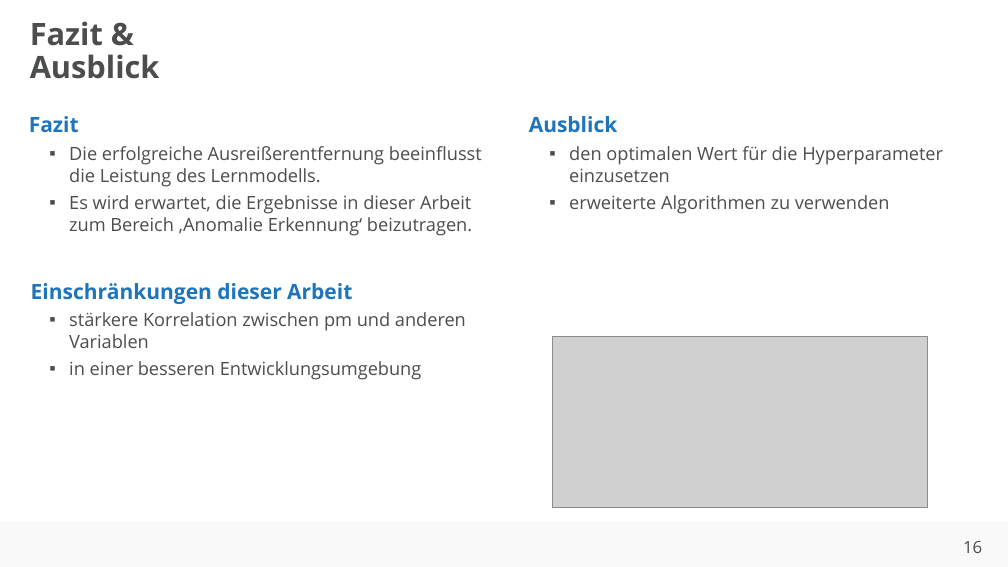
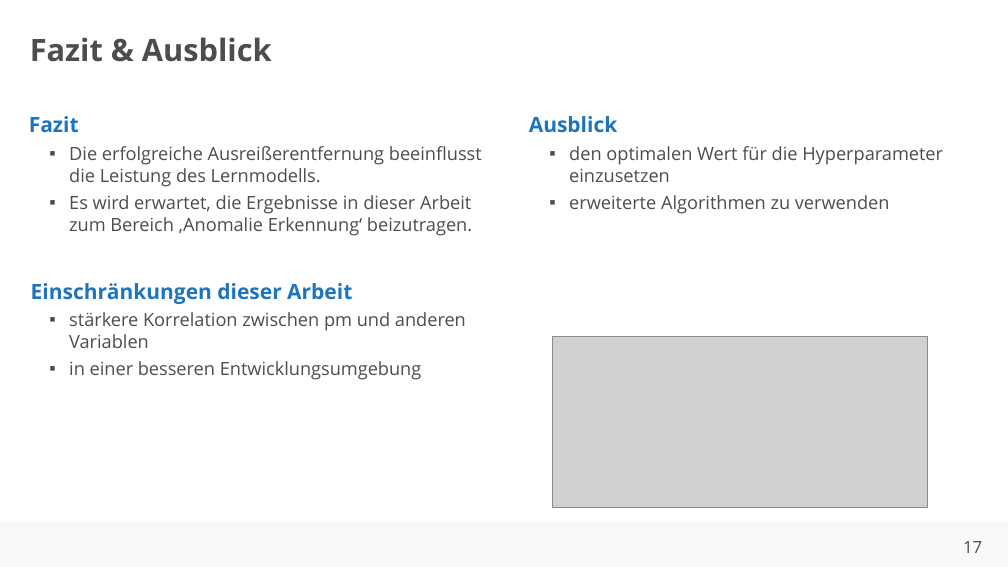
Before and after one commit to ahndavin/Abschlussarbeit_Bachelor, a slide deck: slide 17 of Kolloquium/Kolloquium.pptx (slide 16 before the commit). Drawn at 1008x567 pixels with LibreOffice and Linux fonts; fonts in the diff are those of the drawing; grey boxes stand for pictures; background and template pictures are left out. Boxes give left, top, right and bottom in pixels: in the first picture for what was removed or moved away, otherwise in the second. Text is boxed around its words. In the diff, an @@ line names an element or a change of style, - is before the commit and + after.

```diff
--- a/Kolloquium/Kolloquium.pptx
+++ b/Kolloquium/Kolloquium.pptx
@@ title "Fazit & Ausblick" rewrapped from (30,21,160,79) to (30,37,272,62) @@
@@ page number at (963,541,982,553): text changed @@
-16
+17
```
Also in this commit, not shown: 9 other slides changed, 4 slides added, 1 slide removed.
